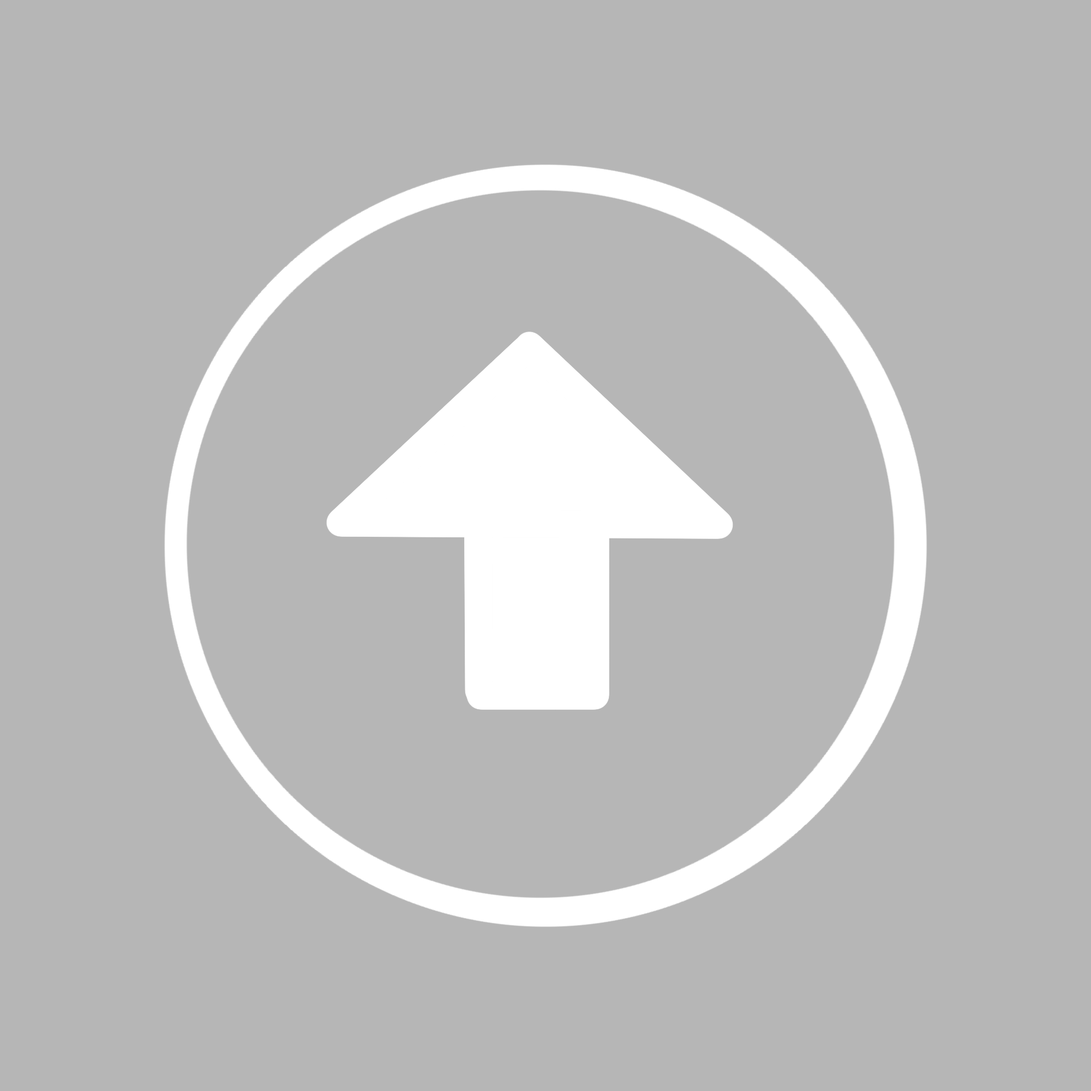
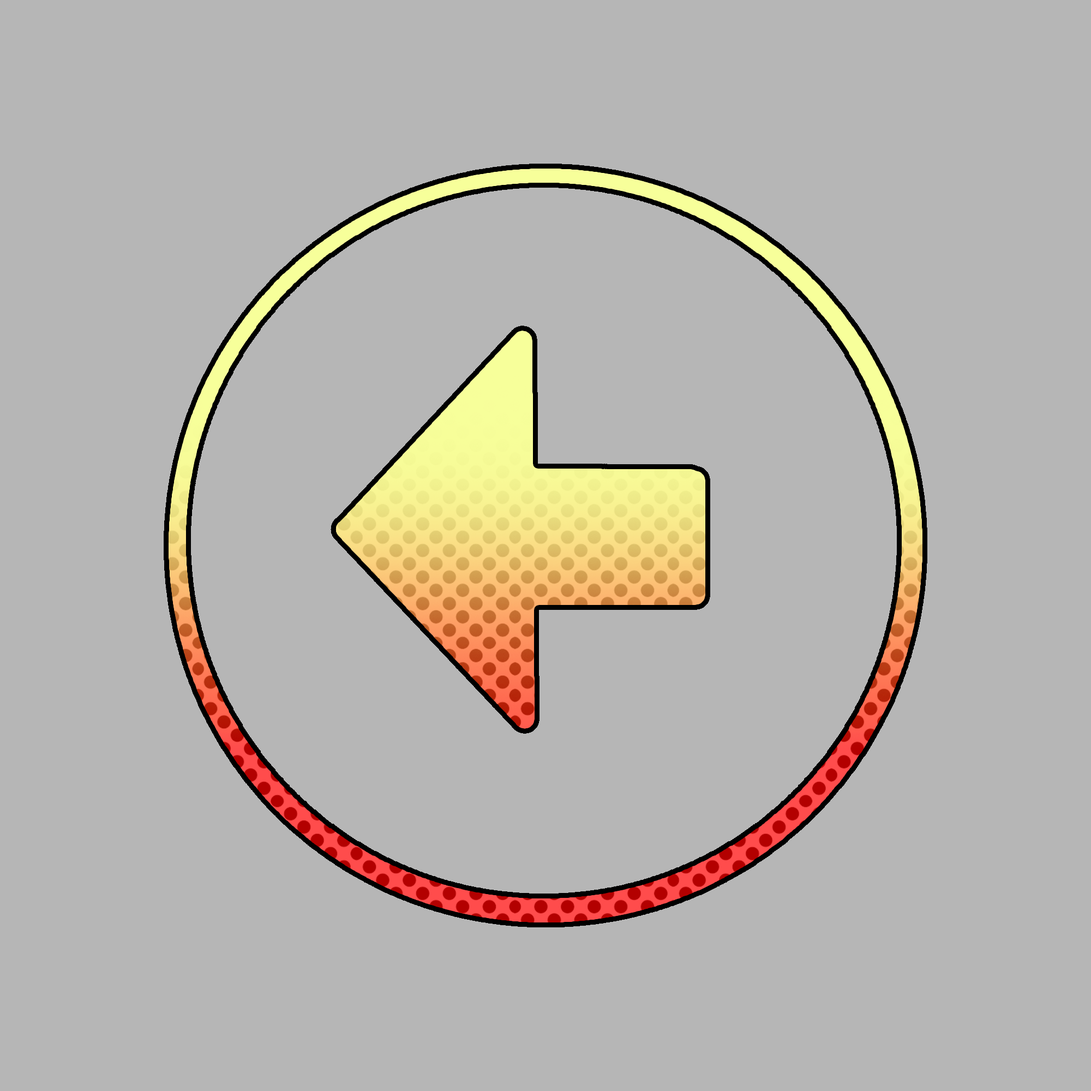
Layered file, before and after one edit (1091 x 1091). Changes by layer:
added layer "Layer 3" above "Layer 2" over [163, 163, 928, 759]
added layer "Layer 2" above "Layer 1" over [163, 163, 928, 928]
painted on "Layer 1" over [163, 163, 928, 928]
